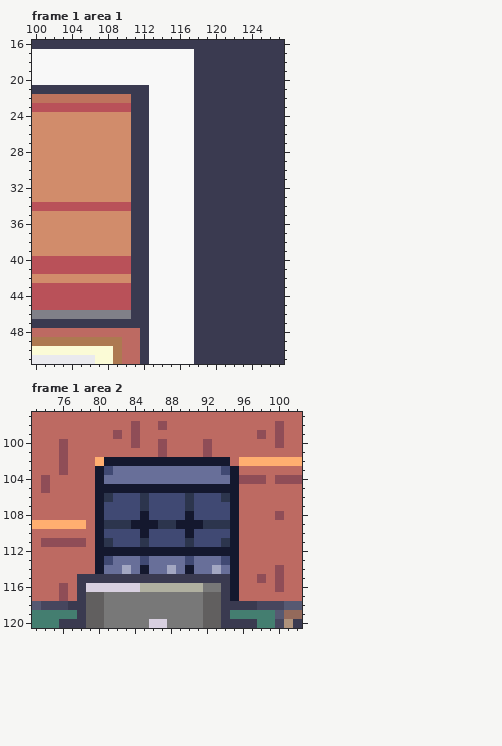
Two versions of one pixel-art file, media/maps/room1.ase. Above: the version before the commit.
128x160 pixels, 2 frames. Colours within 5 levels of each other are drawn and written as one. Shown: frame 1 area 1: x 100..127, y 16..51; frame 1 area 2: x 73..102, y 97..120. The commit also changed other frames or places, which this record leaves out.
Once edited:
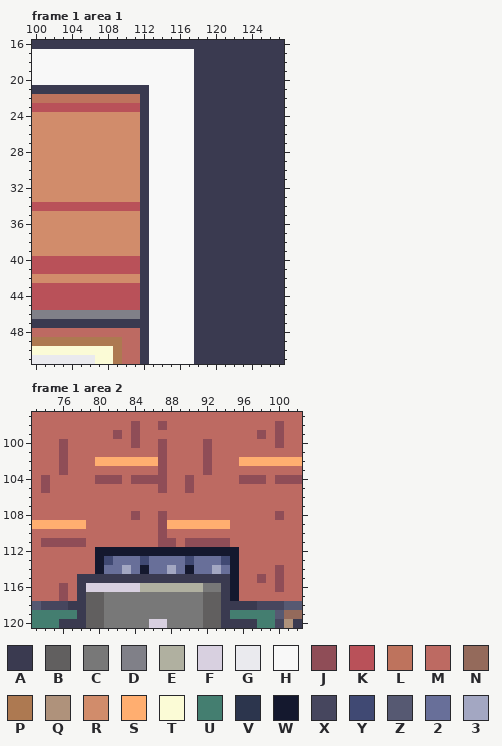
Palette (. is transparent): A #3a3a50  B #615f5f  C #787878  D #808088  E #b0b0a0  F #d8d0e0  G #eaeaee  H #f8f8f8  J #8f4d57  K #b95159  L #be735d  M #bd6a62  N #946a5b  P #ad7951  Q #af927b  R #d18c6b  S #ffae70  T #fbfbd6  U #447e70  V #2c354d  W #14182e  X #46465e  Y #404973  Z #565972  2 #686f99  3 #a3a7c2
Diff:
--- frame 1 area 1, layer "walls"
@@ x 109..113 @@
 21 AAAAH
-22 LLAAH
-23 KKAAH
-24 RRAAH
-25 RRAAH
-26 RRAAH
-27 RRAAH
-28 RRAAH
-29 RRAAH
-30 RRAAH
-31 RRAAH
-32 RRAAH
-33 RRAAH
-34 KKAAH
-35 RRAAH
-36 RRAAH
-37 RRAAH
-38 RRAAH
-39 RRAAH
-40 KKAAH
-41 KKAAH
-42 RRAAH
-43 KKAAH
-44 KKAAH
-45 KKAAH
-46 DDAAH
+22 LLLAH
+23 KKKAH
+24 RRRAH
+25 RRRAH
+26 RRRAH
+27 RRRAH
+28 RRRAH
+29 RRRAH
+30 RRRAH
+31 RRRAH
+32 RRRAH
+33 RRRAH
+34 KKKAH
+35 RRRAH
+36 RRRAH
+37 RRRAH
+38 RRRAH
+39 RRRAH
+40 KKKAH
+41 KKKAH
+42 RRRAH
+43 KKKAH
+44 KKKAH
+45 KKKAH
+46 DDDAH
 47 AAAAH
--- frame 1 area 2, layer "room #2"
@@ x 78..97 @@
 101 MMMMMMMMMJMMMMJMMMMM
-102 MMSWWWWWWWWWWWWWWMSS
-103 MMWY222222222222YWMM
-104 MMW22222222222222WJJ
-105 MMWWWWWWWWWWWWWWWWMM
-106 MMWVYYYVYYYYVYYYVWMM
-107 MMWYYYYVYYYYVYYYYWMM
-108 MMWYYYYWYYYYWYYYYWMM
-109 SMWVVVWWWVVWWWVVVWMM
-110 MMWYYYYWYYYYWYYYYWMM
-111 JMWVYYYVYYYYVYYYVWMM
+102 MMSSSSSSSJMMMMJMMMSS
+103 MMMMMMMMMJMMMMJMMMMM
+104 MMJJJMJJJJMMJMMMMMJJ
+105 MMMMMMMMMJMMJMMMMMMM
+106 MMMMMMMMMMMMMMMMMMMM
+107 MMMMMMMMMMMMMMMMMMMM
+108 MMMMMMJMMJMMMMMMMMMM
+109 SMMMMMMMMJSSSSSSSMMM
+110 MMMMMMMMMJMMMMMMMMMM
+111 JMMMMMMMMJJMJJJJJMMM
 112 MMWWWWWWWWWWWWWWWWMM
Pixel boxes of the changes (left, top, right, bottom) in both pictures:
changed: (131, 94, 140, 319)
changed: (95, 457, 239, 547)
